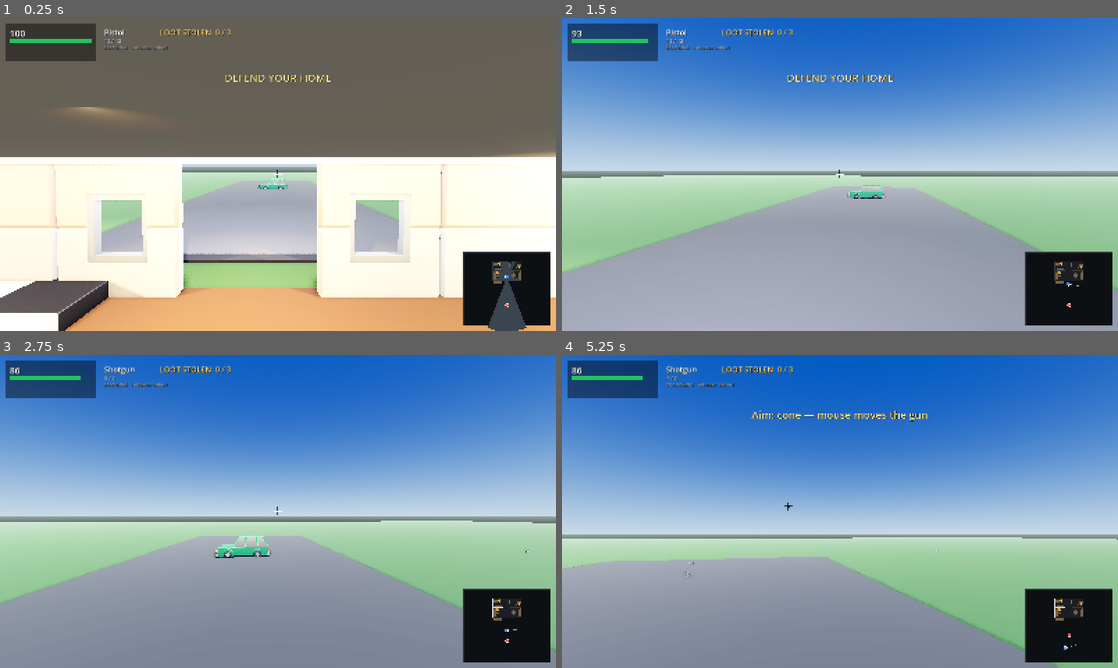
Above: before the commit, frames 1-4 (two rows, left to right).
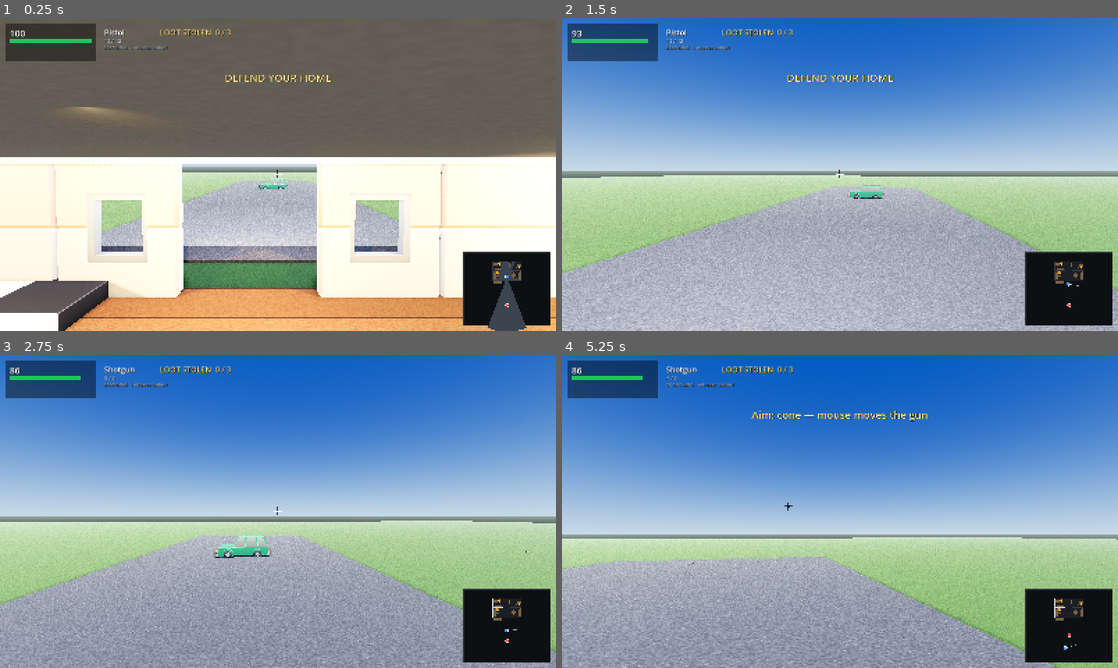
Above: after the commit, the same moments.

Repository: richardbrandel/home-invasion-godot
Game: Godot game, scene res://scenes/main.tscn
The game is run twice, just before and just after one commit, with the same random seed, the same clock (stepped at 60 frames per second) and the same inputs.
Inputs (mouse positions are in pixels of both pictures, inside the frame that each line leads up to):
- Up to frame 1 (0.25 s): no input
- Up to frame 2 (1.5 s): tap Enter at 0.5, 0.6 s; move the mouse to (867, 174) at 0.52 s; hold W from 0.53 s (still down); click (867, 174) at 0.67 s; move the mouse to (812, 174) at 1.27 s; tap 1 at 1.35 s
- Up to frame 3 (2.75 s): keep holding W; move the mouse to (289, 505) at 2.02 s; tap 2 at 2.1 s
- Up to frame 4 (5.25 s): keep holding W; move the mouse to (834, 517) at 2.77 s; tap R at 2.85 s; click (834, 517) at 2.92 s; move the mouse to (878, 514) at 3.52 s; tap T at 3.6 s; move the mouse to (795, 508) at 4.27 s; tap C at 4.35 s; move the mouse to (845, 511) at 5.02 s; hold Ctrl from 5.03 s (still down); click (845, 511) at 5.17 s

The runs differ from the first frame. In frame 1, 5.5% of the frame differs, in the area x 13-100%, y 51-100%; in frame 2, 5.6%; in frame 3, 5.9%; in frame 4, 5.9%, in the area x 0-100%, y 60-100%.

Commit message:
Texture the world, and give the house a roof
`grep -c albedo_texture scripts/` used to find exactly ONE texture in the whole project —
the recoloured wall atlas. The floor, the ceiling, the lawn and the driveway were flat
albedo colours, and the lighting strategy explicitly RELIED on darkness to hide flat
materials until the scene went daylight. That is the root of the synthetic look.

Five textures, generated by tools/gen-textures.py, applied to the floor, lawn, driveway,
ceiling and roof. **They tile**, which is the only thing that mattered technically: a
floor is one large surface and a visible seam grid would be worse than the flat colour it
replaces. Tileability is by construction — the variation is a sum of integer-frequency
sinusoids, which repeat exactly across the image — plus a per-pixel grain whose seams sit
far below the noise floor. Verified by differencing the wrap edges of each image.

And a roof. From the drive the house was a flat lid with no pitch, no eaves and nothing
above the walls: a shipping container. Two slopes, a ridge cap, an overhang and stepped
gable infill, shingled with the generated texture.

On the carry pose: the axis search in test/probe_carry.gd did not work, and the reason is
worth recording — rotating a bone about its own length axis moves nothing, and the search
picked exactly those degenerate solutions. Posing an arm by hand needs the bone's frame
resolved properly, and that is not worth more rounds when the real fix is a Mixamo clip
behind an expired token. Recorded in ROADMAP.md with the options.

41 sim tests, 38 actor tests, heist 7/7, wallshot 0 violations.

Diff:
--- a/scripts/house.gd
+++ b/scripts/house.gd
@@ -103,7 +103,7 @@
 	# green/brown mess across every interior floor
 	f.position = Vector3(house.position.x + house.size.x * 0.5, -0.03,
 		house.position.y + house.size.y * 0.5)
-	f.material_override = _flat(Color(0.40, 0.29, 0.19))
+	f.material_override = _textured("res://assets/textures/floor_wood.png", 5.0, 4.0)
 	parent.add_child(f)
 
 	# foundation slab under everything
@@ -164,7 +164,7 @@
 ## room, so it reads as a ceiling rather than a lid.
 static func build_ceiling(parent: Node3D) -> void:
 	var house := Sim.HOUSE
-	var plaster := _flat(Color(0.86, 0.84, 0.80))
+	var plaster := _textured("res://assets/textures/ceiling_plaster.png", 7.0, 5.0, 1.0)
 	# a little self-illumination, standing in for the bounce a real room has
 	plaster.emission_enabled = true
 	plaster.emission = Color(0.86, 0.84, 0.80) * 0.26
@@ -222,6 +222,58 @@
 		shade.position = Vector3(spot.x, WALL_TARGET_H - 0.11, spot.y)
 		shade.material_override = _flat(Color(0.96, 0.94, 0.88))
 		parent.add_child(shade)
+
+	# --- roof. Without one the house read as a slab from the drive: a flat lid with no
+	#     pitch, no eaves and nothing above the walls, which is a shipping container.
+	#     Two slopes, a ridge cap and an overhang is enough to stop that.
+	var shingle := "res://assets/textures/roof_shingle.png"
+	var roof := _textured(shingle, 7.0, 2.0, 0.9)
+	var over := 0.45
+	var rise := 1.6
+	var eave_y := WALL_TARGET_H + 0.22
+	var half := house.size.y * 0.5 + over
+	var slope := sqrt(half * half + rise * rise)
+	var tilt := atan2(rise, half)
+	var mid_x := house.position.x + house.size.x * 0.5
+	var mid_z := house.position.y + house.size.y * 0.5
+	for s in [-1.0, 1.0]:
+		var m := MeshInstance3D.new()
+		var b := BoxMesh.new()
+		b.size = Vector3(house.size.x + over * 2.0, 0.12, slope)
+		m.mesh = b
+		m.position = Vector3(mid_x, eave_y + rise * 0.5, mid_z + s * half * 0.5)
+		# rotating about X tips the +Z end down, so the sign follows the side
+		m.rotation.x = tilt * s
+		m.material_override = roof
+		parent.add_child(m)
+
+	var cap := MeshInstance3D.new()
+	var cb := BoxMesh.new()
+	cb.size = Vector3(house.size.x + over * 2.0 + 0.1, 0.16, 0.34)
+	cap.mesh = cb
+	cap.position = Vector3(mid_x, eave_y + rise + 0.02, mid_z)
+	cap.material_override = _textured(shingle, 7.0, 0.4, 0.9)
+	parent.add_child(cap)
+
+	# gable ends: the triangular infill between the wall head and the slopes, which would
+	# otherwise be an open gap seen from the east or west. Stepped rather than a true
+	# triangle — at this scale the steps are smaller than the roof shingles.
+	var gable := _textured("res://assets/textures/ceiling_plaster.png", 2.0, 1.0, 1.0)
+	for s in [-1.0, 1.0]:
+		var steps := 8
+		for i in steps:
+			var t := float(i) / float(steps)
+			var h := rise * t
+			if h < 0.03:
+				continue
+			var g := MeshInstance3D.new()
+			var gb := BoxMesh.new()
+			gb.size = Vector3(0.24, h, half * 2.0 * (1.0 - t) * 0.98)
+			g.mesh = gb
+			g.position = Vector3(mid_x + s * (house.size.x * 0.5 + 0.02),
+				eave_y + h * 0.5, mid_z)
+			g.material_override = gable
+			parent.add_child(g)
 
 
 static func use_clean_wall_texture(inst: Node3D) -> void:
@@ -335,7 +387,7 @@
 	var plane := PlaneMesh.new()
 	plane.size = Vector2(160, 160)
 	lawn.mesh = plane
-	lawn.material_override = _flat(Color(0.24, 0.40, 0.22))
+	lawn.material_override = _textured("res://assets/textures/lawn.png", 48.0, 48.0, 1.0)
 	parent.add_child(lawn)
 
 	# driveway
@@ -344,7 +396,7 @@
 	dbox.size = Vector3(9, 0.06, 26)
 	drive.mesh = dbox
 	drive.position = Vector3(0, 0.03, 6)
-	drive.material_override = _flat(Color(0.28, 0.28, 0.29))
+	drive.material_override = _textured("res://assets/textures/driveway.png", 3.0, 9.0)
 	parent.add_child(drive)
 
 	# the van — the loot has to go somewhere.
@@ -377,6 +429,27 @@
 	build_furniture(parent)
 
 
+## A material carrying one of the generated textures, tiled across the surface.
+##
+## `grep -c albedo_texture scripts/` used to find exactly ONE texture in the whole project
+## — the recoloured wall atlas — and every other surface was a flat albedo colour. That is
+## the root of the synthetic look, and the lighting strategy explicitly relied on darkness
+## to hide flat materials until the scene went daylight. Generated by
+## tools/gen-textures.py, which makes them tile.
+static func _textured(path: String, tile_x: float, tile_y: float,
+		rough := 0.95) -> StandardMaterial3D:
+	var m := StandardMaterial3D.new()
+	var tex = load(path)
+	if tex == null:
+		push_warning("House: missing texture " + path)
+		m.albedo_color = Color(0.5, 0.5, 0.5)
+	else:
+		m.albedo_texture = tex
+	m.roughness = rough
+	m.uv1_scale = Vector3(tile_x, tile_y, 1.0)
+	return m
+
+
 static func _flat(c: Color) -> StandardMaterial3D:
 	var m := StandardMaterial3D.new()
 	m.albedo_color = c
--- /dev/null
+++ b/test/probe_carry.gd
@@ -0,0 +1,111 @@
+extends SceneTree
+
+## Search for the arm rotations that put the intruder's hands in a carrying position.
+##
+##   godot --headless --path . --script test/probe_carry.gd
+##
+## The asset set has no carry animation and the Mixamo account is unavailable, so the pose
+## has to be built by hand. A Mixamo bone's local axes are not aligned to anything obvious
+## — parenting a prop to the hand once pointed the shotgun down between his legs — and
+## finding the right rotations by rendering is six renders per guess. Searching the numbers
+## instead is exact and costs nothing.
+##
+## Works from the REST pose, which is a T-pose: arms straight out to the sides. That is a
+## perfectly good reference for "bring the hands in front of the chest".
+
+const TARGET_R := Vector3(0.17, 1.02, 0.34)   # right hand, model-root space
+const TARGET_L := Vector3(-0.17, 1.02, 0.34)  # left hand
+const STEPS := 12                              # angles per axis
+
+
+func _index(sk: Skeleton3D) -> Dictionary:
+	var out := {}
+	for i in sk.get_bone_count():
+		out[String(sk.get_bone_name(i))] = i
+	return out
+
+
+func _find(bones: Dictionary, suffix: String) -> int:
+	for n in bones:
+		if String(n).ends_with(suffix):
+			return bones[n]
+	return -1
+
+
+## Move the hand by setting the shoulder and elbow, and report where it ended up.
+func _hand_at(sk: Skeleton3D, shoulder: int, elbow: int, hand: int,
+		sh: Quaternion, el: Quaternion, base_sh: Quaternion, base_el: Quaternion) -> Vector3:
+	sk.set_bone_pose_rotation(shoulder, base_sh * sh)
+	sk.set_bone_pose_rotation(elbow, base_el * el)
+	return sk.get_bone_global_pose(hand).origin
+
+
+func _search(sk: Skeleton3D, side: String, target: Vector3) -> void:
+	var bones := _index(sk)
+	var shoulder := _find(bones, side + "Arm")
+	var elbow := _find(bones, side + "ForeArm")
+	var hand := _find(bones, side + "Hand")
+	if shoulder < 0 or elbow < 0 or hand < 0:
+		print("  !! could not find the ", side, " arm chain")
+		return
+	var base_sh := sk.get_bone_pose_rotation(shoulder)
+	var base_el := sk.get_bone_pose_rotation(elbow)
+
+	# A coarse grid over both joints. The shoulder needs a big swing; the elbow only bends.
+	var best_err := 1e9
+	var best := {}
+	var axes := [Vector3.RIGHT, Vector3.UP, Vector3.BACK]
+	for ai in axes.size():
+		for si in STEPS + 1:
+			var sa := -PI + TAU * float(si) / float(STEPS)
+			for bi in axes.size():
+				for ei in STEPS + 1:
+					# an elbow bends one way only; the shoulder swings both
+					var ea := PI * 0.5 * float(ei) / float(STEPS)
+					var sh := Quaternion(axes[ai], sa)
+					var el := Quaternion(axes[bi], ea)
+					var p := _hand_at(sk, shoulder, elbow, hand, sh, el, base_sh, base_el)
+					var err := p.distance_to(target)
+					if err < best_err:
+						best_err = err
+						best = {"sa": sa, "sax": ai, "ea": ea, "eax": bi, "p": p}
+	# leave the winner applied so the caller can see the result
+	sk.set_bone_pose_rotation(shoulder,
+		base_sh * Quaternion(axes[int(best["sax"])], float(best["sa"])))
+	sk.set_bone_pose_rotation(elbow,
+		base_el * Quaternion(axes[int(best["eax"])], float(best["ea"])))
+	print("  %s arm:" % side)
+	print("     shoulder: axis %s  angle %.3f rad (%.1f deg)"
+		% [["RIGHT", "UP", "BACK"][int(best["sax"])], best["sa"], rad_to_deg(best["sa"])])
+	print("     elbow   : axis %s  angle %.3f rad (%.1f deg)"
+		% [["RIGHT", "UP", "BACK"][int(best["eax"])], best["ea"], rad_to_deg(best["ea"])])
+	print("     hand ended at %s, target %s, error %.3f m"
+		% [best["p"], target, best_err])
+
+
+func _initialize() -> void:
+	var a := Actor.create("res://assets/mixamo/thief", 1.0)
+	if a.root == null:
+		print("no actor")
+		quit()
+		return
+	root.add_child(a.root)
+	var sk: Skeleton3D = null
+	for c in a.root.find_children("*", "Skeleton3D", true, false):
+		sk = c as Skeleton3D
+		break
+	if sk == null:
+		print("no skeleton")
+		quit()
+		return
+
+	var hand_r := _find(_index(sk), "RightHand")
+	print("rest pose right hand: ", sk.get_bone_global_pose(hand_r).origin)
+	print("searching...")
+	_search(sk, "Right", TARGET_R)
+	_search(sk, "Left", TARGET_L)
+	print("\nboth hands now:")
+	for side in ["Right", "Left"]:
+		var h := _find(_index(sk), side + "Hand")
+		print("   %s hand at %s" % [side, sk.get_bone_global_pose(h).origin])
+	quit()
Binary file added: assets/textures/ceiling_plaster.png
Not shown, added: assets/textures/ceiling_plaster.png.import
Binary file added: assets/textures/driveway.png
Not shown, added: assets/textures/driveway.png.import
Binary file added: assets/textures/floor_wood.png
Not shown, added: assets/textures/floor_wood.png.import
Binary file added: assets/textures/lawn.png
Not shown, added: assets/textures/lawn.png.import
Binary file added: assets/textures/roof_shingle.png
Not shown, added: assets/textures/roof_shingle.png.import
Not shown, added: test/probe_carry.gd.uid
Not shown, added: tools/gen-textures.py
